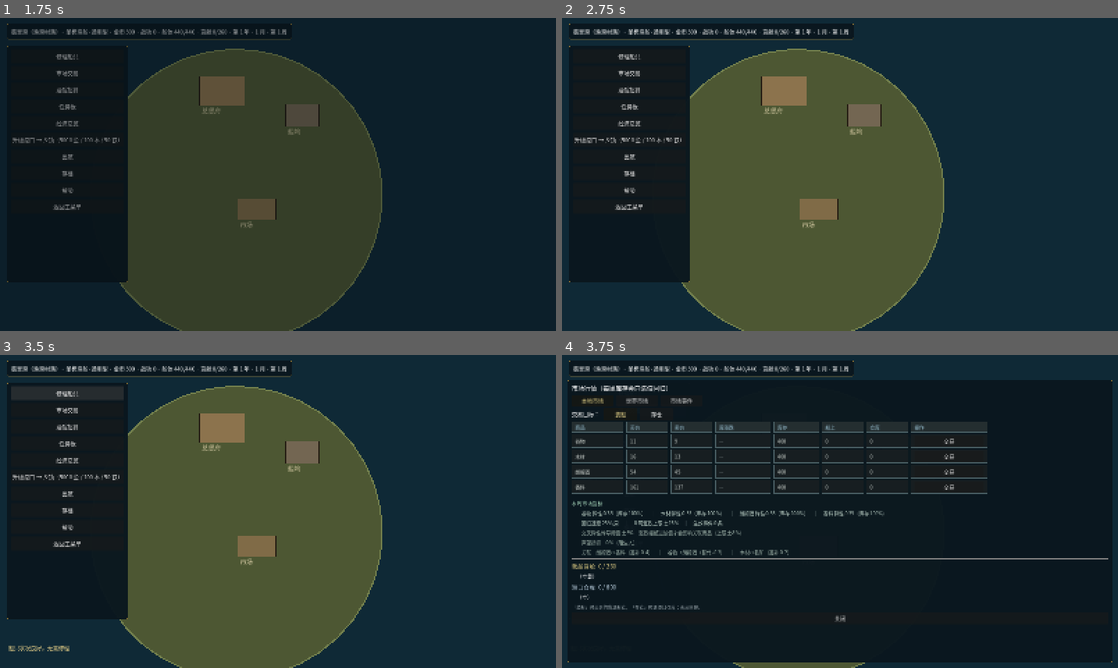
Above: before the commit, frames 1-4 (two rows, left to right).
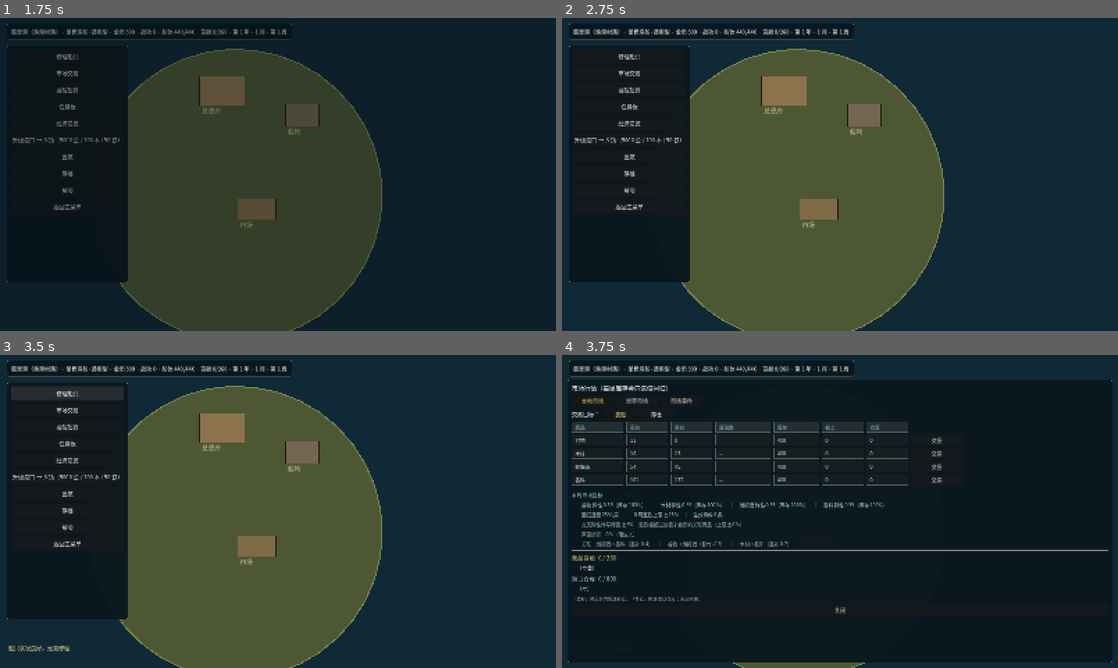
Above: after the commit, the same moments.

Repository: lucifermbbgh/OceanHero
Game: Godot game, scene res://scenes/main.tscn
The game is run twice, just before and just after one commit, with the same random seed, the same clock (stepped at 60 frames per second) and the same inputs.
Inputs (mouse positions are in pixels of both pictures, inside the frame that each line leads up to):
- Up to frame 1 (1.75 s): tap Enter at 0.5 s; move the mouse to (400, 158) at 0.52 s; hold D (steer_right) 0.53-1.25 s; tap B at 0.6 s; click (400, 158) at 0.67 s; tap Space at 0.77 s; click "新游戏" at 1.25 s
- Up to frame 2 (2.75 s): drag from (728, 190) to (812, 237) at 2.02 s
- Up to frame 3 (3.5 s): click "修理船只" at 2.75 s
- Up to frame 4 (3.75 s): click "市场交易" at 3.5 s

Frames 1-3 are identical in both runs. In frame 4, 7.1% of the frame differs, in the area x 1-99%, y 21-86%.

Commit message:
fix(0.19.3): 交易按钮移出表格、成本明细表格化、边际曲线修复
- 市场表格删除「操作」列单元格，交易按钮置于行右侧
- 经济总览成本明细改为四列表格（成本项/本周/本年累计/说明）+ 合计行
- 章节改名：年度经济信息（年资产负债表）、年度营收信息（年利润表）
- 修复边际曲线恒定：弹窗满值改用港口真实 max_stock（此前误用村落 40）
- 新增 MC 曲线随数量上升的回归断言
- 集成 561 全绿

Diff:
--- a/project.godot
+++ b/project.godot
@@ -15,7 +15,7 @@
 run/main_scene="res://scenes/main.tscn"
 config/features=PackedStringArray("4.7", "GL Compatibility")
 config/icon="res://icon.svg"
-config/version="0.19.2"
+config/version="0.19.3"
 [autoload]
 
 EventBus="*res://scripts/core/event_bus.gd"
--- a/scripts/base/base_scene.gd
+++ b/scripts/base/base_scene.gd
@@ -521,7 +521,7 @@
 	head_row.add_theme_constant_override("separation", 8)
 	market_list.add_child(head_row)
 	for spec in [["商品", 150], ["买价", 120], ["卖价", 120], ["周涨跌", 160],
-			["库存", 130], ["船上", 120], ["仓库", 120], ["操作", 220]]:
+			["库存", 130], ["船上", 120], ["仓库", 120]]:
 		head_row.add_child(_cell_box(String(spec[0]), int(spec[1]), Color(0.62, 0.78, 0.85), true))
 
 	for id in [&"grain", &"timber", &"rum", &"spice"]:
@@ -571,27 +571,12 @@
 		row.add_child(_cell_box(str(stock), 130))
 		row.add_child(_cell_box(str(have), 120))
 		row.add_child(_cell_box(str(in_wh), 120))
-		var trade_box := PanelContainer.new()
-		var tsb := StyleBoxFlat.new()
-		tsb.bg_color = Color(0.09, 0.12, 0.13)
-		tsb.border_width_left = 1
-		tsb.border_width_right = 1
-		tsb.border_width_top = 1
-		tsb.border_width_bottom = 1
-		tsb.border_color = Color(0.28, 0.36, 0.38)
-		tsb.content_margin_left = 10
-		tsb.content_margin_right = 10
-		tsb.content_margin_top = 3
-		tsb.content_margin_bottom = 3
-		trade_box.add_theme_stylebox_override("panel", tsb)
-		trade_box.custom_minimum_size = Vector2(220, 30)
 		var b_trade := Button.new()
 		b_trade.text = "交易"
-		b_trade.custom_minimum_size = Vector2(120, 26)
+		b_trade.custom_minimum_size = Vector2(150, 30)
 		var cid_t: StringName = id
 		b_trade.pressed.connect(func(): _open_goods(cid_t))
-		trade_box.add_child(b_trade)
-		row.add_child(trade_box)
+		row.add_child(b_trade)
 	_add_market_metrics(String(PORT_ID))
 
 	# 船上货舱汇总：买的东西到底装在哪儿
@@ -1669,7 +1654,7 @@
 	var stock_total := cargo_v + wh_v + gear_v + ship_v
 	var debt := GameState.loan_exposure()
 	var net_worth := GameState.gold + GameState.bank_deposited() + stock_total - debt
-	_yard_title_to(overview_list, "一、年度经济信息")
+	_yard_title_to(overview_list, "一、年度经济信息（年资产负债表）")
 	overview_list.add_child(_lbl("　现金 %d ｜ 存款 %d ｜ 库存 %d ｜ 贷款 %d" % [
 		GameState.gold, GameState.bank_deposited(), stock_total, debt], 780, Color(0.8, 0.86, 0.82)))
 	overview_list.add_child(_lbl("　净资产 %d（现金 + 存款 + 库存 − 贷款）" % net_worth,
@@ -1678,7 +1663,7 @@
 		cargo_v, wh_v, gear_v, ship_v], 780, Color(0.66, 0.72, 0.7)))
 
 	var s: Dictionary = GameState.finance_summary()
-	_yard_title_to(overview_list, "二、营收信息（年资产负债表）")
+	_yard_title_to(overview_list, "二、年度营收信息（年利润表）")
 	overview_list.add_child(_lbl("　年收入 %d ｜ 年支出 %d ｜ 年利润 %+d" % [
 		int(s["income_total"]), int(s["expense_total"]), int(s["net"])], 780,
 		Color(0.92, 0.45, 0.42) if int(s["net"]) >= 0 else Color(0.45, 0.85, 0.55)))
@@ -1706,9 +1691,52 @@
 
 	var up: Dictionary = GameState.weekly_upkeep()
 	_yard_title_to(overview_list, "三、本周财务状况（周利润表）")
-	overview_list.add_child(_lbl("　本周支出 %d：船体 %d ｜ 停泊 %d ｜ 船员 %d ｜ 火炮 %d" % [
-		int(up.get("total", 0)), int(up.get("hull", 0)), int(up.get("berth", 0)),
-		int(up.get("crew", 0)), int(up.get("cannon", 0))], 780, Color(0.9, 0.62, 0.55)))
+	var h3 := HBoxContainer.new()
+	h3.add_theme_constant_override("separation", 0)
+	overview_list.add_child(h3)
+	for spec in [["成本项", 240], ["本周", 160], ["本年累计", 180], ["说明", 700]]:
+		h3.add_child(_cell_box(String(spec[0]), int(spec[1]), Color(0.62, 0.78, 0.85), true))
+	var cost_rows: Array = [
+		["船体维护", int(up.get("hull", 0)), "按船队估值 2%（固定）"],
+		["停泊费", int(up.get("berth", 0)), "按母港等级（固定）"],
+		["船员薪酬", int(up.get("crew", 0)), "按在岗船员（增量）"],
+		["火炮维护", int(up.get("cannon", 0)), "按装备火炮（增量）"],
+		["采购", 0, "本年累计见右列"],
+		["关税", 0, "非母港卖出 5%"],
+		["贷款利息", 0, "银行"],
+	]
+	var year_exp: Dictionary = s["expense"]
+	var total_week := 0
+	var total_year := 0
+	for rw in cost_rows:
+		var name_s := String(rw[0])
+		var week_v := int(rw[1])
+		var year_v := 0
+		if name_s == "采购":
+			year_v = int(year_exp.get("采购", 0))
+		elif name_s == "关税":
+			year_v = int(year_exp.get("关税", 0))
+		elif name_s == "贷款利息":
+			year_v = int(year_exp.get("利息", 0))
+		elif name_s == "船体维护" or name_s == "停泊费" or name_s == "船员薪酬" or name_s == "火炮维护":
+			year_v = 0
+		total_week += week_v
+		total_year += year_v
+		var hr := HBoxContainer.new()
+		hr.add_theme_constant_override("separation", 0)
+		overview_list.add_child(hr)
+		hr.add_child(_cell_box(name_s, 240))
+		hr.add_child(_cell_box(str(week_v), 160, Color(0.92, 0.72, 0.6)))
+		hr.add_child(_cell_box(str(year_v), 180, Color(0.92, 0.72, 0.6)))
+		hr.add_child(_cell_box(String(rw[2]), 700, Color(0.68, 0.74, 0.7)))
+	var tot_row := HBoxContainer.new()
+	tot_row.add_theme_constant_override("separation", 0)
+	overview_list.add_child(tot_row)
+	tot_row.add_child(_cell_box("成本合计", 240, Color(0.95, 0.85, 0.5)))
+	tot_row.add_child(_cell_box(str(total_week), 160, Color(0.98, 0.9, 0.55)))
+	tot_row.add_child(_cell_box(str(int(s["expense_total"])), 180, Color(0.98, 0.9, 0.55)))
+	tot_row.add_child(_cell_box("本周 = 固定 + 增量；本年累计含采购与关税", 700, Color(0.7, 0.76, 0.72)))
+
 	var inc_parts: Array = []
 	for k2 in s["income"].keys():
 		inc_parts.append("%s %d" % [String(k2), int(s["income"][k2])])
@@ -1757,7 +1785,8 @@
 	if c == null:
 		return
 	var port: Resource = DataRegistry.get_port(PORT_ID)
-	var max_stock := int(TIER_STOCK_REF.get(GameState.home_port_tier, 40))
+	var port2: Resource = DataRegistry.get_port(PORT_ID)
+	var max_stock := int(port2.max_stock) if port2 != null else 800
 	var stock := GameState.ensure_stock(PORT_ID, goods_cid, max_stock)
 	var demand := 1.0
 	if port != null:
@@ -1900,7 +1929,8 @@
 			GameState.record_purchase(goods_cid, goods_qty, price * goods_qty)
 			GameState.add_gold(-price * goods_qty)
 			GameState.warehouse[goods_cid] = int(GameState.warehouse.get(goods_cid, 0)) + goods_qty
-			var ms := int(TIER_STOCK_REF.get(GameState.home_port_tier, 40))
+			var port3: Resource = DataRegistry.get_port(PORT_ID)
+			var ms := int(port3.max_stock) if port3 != null else 800
 			GameState.ensure_stock(PORT_ID, goods_cid, ms)
 			GameState.port_stock[PORT_ID][goods_cid] = maxi(0, int(GameState.port_stock[PORT_ID][goods_cid]) - goods_qty)
 			dlg.queue_free()
@@ -1912,9 +1942,11 @@
 	d["history"] = GameState.price_history_of(String(PORT_ID), cid)
 	var em = load("res://scripts/systems/econ_math.gd")
 	var mc: Array = []
-	for i in range(0, 41):
-		var s := maxi(0, stock - i * 3)
-		var r := clampf(float(s) / float(max_stock), 0.0, 1.0)
+	var steps := 40
+	var per_step := maxf(1.0, float(stock) / float(steps))
+	for i in range(0, steps + 1):
+		var s := float(stock) - per_step * float(i)
+		var r := clampf(maxf(0.0, s) / float(max_stock), 0.0, 1.0)
 		mc.append(float(base_price) * (1.0 + em.piecewise_elasticity(r) * (1.0 - r)))
 	d["mc"] = mc
 	d["mr"] = float(MarketModel.sell_price(base_price, stock, max_stock, 1.0))
--- a/tests/integration/run.gd
+++ b/tests/integration/run.gd
@@ -680,6 +680,16 @@
 	s._input(ev)
 	await _frames(2)
 	_ok(not s.goods_root.visible, "ESC 先关闭商品弹窗")
+	# 边际曲线应随真实库存变化（不是一条水平线）
+	var cd0: Dictionary = s._chart_data(&"grain", 10, 400, 800)
+	var mc0: Array = cd0.get("mc", [])
+	var mono := true
+	for i in range(1, mc0.size()):
+		if float(mc0[i]) < float(mc0[i - 1]) - 0.01:
+			mono = false
+	_ok(float(mc0[mc0.size() - 1]) > float(mc0[0]), "买得越多买价越高（MC 曲线上升）",
+		"%.1f -> %.1f" % [float(mc0[0]), float(mc0[mc0.size() - 1])])
+	_ok(mono, "MC 曲线单调不减")
 	var cd: Dictionary = s._chart_data(&"grain", 10, 200, 400)
 	_ok(cd.has("history") and cd.has("mc") and cd.has("price_by_stock") and cd.has("curve"),
 		"图表数据齐全", str(cd.keys()))
Binary file added: docs/screenshots/44-goods-0192.png
Not shown, added: docs/版本文档/0.19.3-升级说明.md
Not shown, changed: docs/版本文档/版本规划.md
